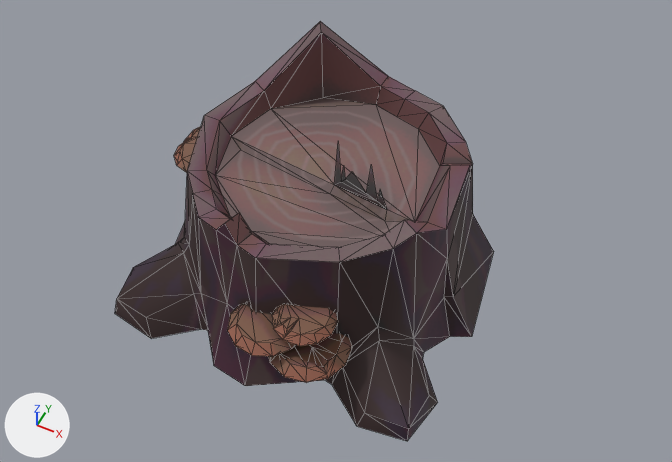
Before and after pictures for a commit that changed the glTF model assets/biomes/forest/stump1.glb.
Rendered twice from a 50 mm camera at (0.694, -1.349, 1.803) aimed at (0.042, -0.045, 0.173). The axes (+X, +Y, +Z) are drawn at lower left. The lights are the same throughout. Mesh edges are drawn as thin lines. Where no turn or scale is listed for an object, it has been applied to the vertices. Vertices at the same position are counted once.

The first picture shows 'stump1.001'.
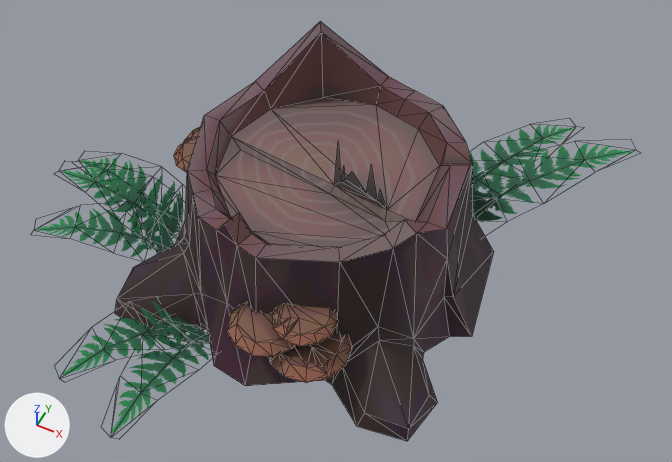
Where the newer file only moved an object's origin or applied its transform, the numbers keep the older frame.

Where the change shows, as pixel boxes [x1, y1, x2, y2] in the pictures (672 x 462 px; the box of a moved part takes in the faces that stretch with it):
'stump1.001', reshaped (57% wider)
    before: [115, 21, 494, 441]
    after: [37, 21, 632, 441]
part 1 of me_cylinder_066, added (green)
    after: [470, 124, 575, 201]
part 2 of me_cylinder_066, added (green)
    after: [473, 142, 632, 222]
part 3 of me_cylinder_066, added (green)
    after: [37, 208, 174, 257]
part 4 of me_cylinder_066, added (green)
    after: [63, 168, 180, 245]
part 5 of me_cylinder_066, added (green)
    after: [82, 157, 184, 232]
part 6 of me_cylinder_066, added (green)
    after: [112, 323, 210, 433]
part 7 of me_cylinder_066, added (green)
    after: [62, 301, 199, 375]
part 8 of me_cylinder_066, moved or reshaped
    both: [271, 105, 440, 221]

Patch to the scene script:
```diff
--- a/assets/biomes/forest/stump1.glb.py
+++ b/assets/biomes/forest/stump1.glb.py
@@ img_plant1_tiny_diffuse_1024 @@
+img_plant1_tiny_diffuse_1024 = load_image('plant1-tiny_diffuse_1024', '_unpacked/plant1-tiny_diffuse_1024', 1024, 1024, 'sRGB')
@@ mat_plant01 @@
+mat_plant01 = bpy.data.materials.new('plant01')
+# uses the picture img_plant1_tiny_diffuse_1024
@@ me_cylinder_066 @@
 # used by ob_stump1_001; location = (0.0, 0.0, 0.0)
 # verts and faces of me_cylinder_066; kept vertices keep their numbers, new ones are numbered from 259
 # before: 89 (0.0, 0.256, 0.313) at pixel (375, 104), 90 (0.221, 0.128, 0.313) at pixel (439, 165), 91 (0.128, 0.221, 0.313) at pixel (418, 128), 92 (0.239, -0.06, 0.313), 101 (-0.221, 0.128, 0.313) at pixel (270, 108)
 # before: 105 (0.033, -0.035, 0.313) at pixel (334, 184), 106 (0.171, -0.052, 0.313) at pixel (387, 209)
-me_cylinder_066.from_pydata(...)  # 259 vertices, 442 faces; spans x -0.447..0.409, y -0.436..0.522, z 0.0..0.488
+me_cylinder_066.from_pydata(...)  # 378 vertices, 568 faces; spans x -0.726..0.617, y -0.683..0.673, z 0.0..0.488
+# me_cylinder_066 part 1: a new loose piece of 17 vertices spanning x 0.14..0.449, y 0.243..0.673, z 0.026..0.136, in mat_plant01
+# me_cylinder_066 part 2: a new loose piece of 17 vertices spanning x 0.202..0.617, y 0.169..0.562, z 0.026..0.199, in mat_plant01
+# me_cylinder_066 part 3: a new loose piece of 17 vertices spanning x -0.677..-0.312, y -0.322..-0.092, z 0.023..0.117, in mat_plant01
+# me_cylinder_066 part 4: a new loose piece of 17 vertices spanning x -0.696..-0.35, y -0.205..-0.051, z 0.023..0.157, in mat_plant01
+# me_cylinder_066 part 5: a new loose piece of 17 vertices spanning x -0.726..-0.354, y -0.171..0.004, z 0.023..0.117, in mat_plant01
+# me_cylinder_066 part 6: a new loose piece of 17 vertices spanning x -0.238..-0.073, y -0.683..-0.317, z 0.005..0.098, in mat_plant01
+# me_cylinder_066 part 7: a new loose piece of 17 vertices spanning x -0.338..-0.118, y -0.646..-0.287, z 0.005..0.138, in mat_plant01
+# me_cylinder_066 part 8
+delete_faces([(92, 105, 106), (90, 91, 92), (92, 101, 105), (89, 92, 91), (89, 101, 92)])
+faces += [(90, 106, 92), (101, 105, 106), (90, 91, 106), (89, 101, 106), (89, 106, 91)]  # mat_stump1 (picture img_stump1_tiny_diffuse_512)
 me_cylinder_066.materials.append(mat_stump1)
+me_cylinder_066.materials.append(mat_plant01)
```
